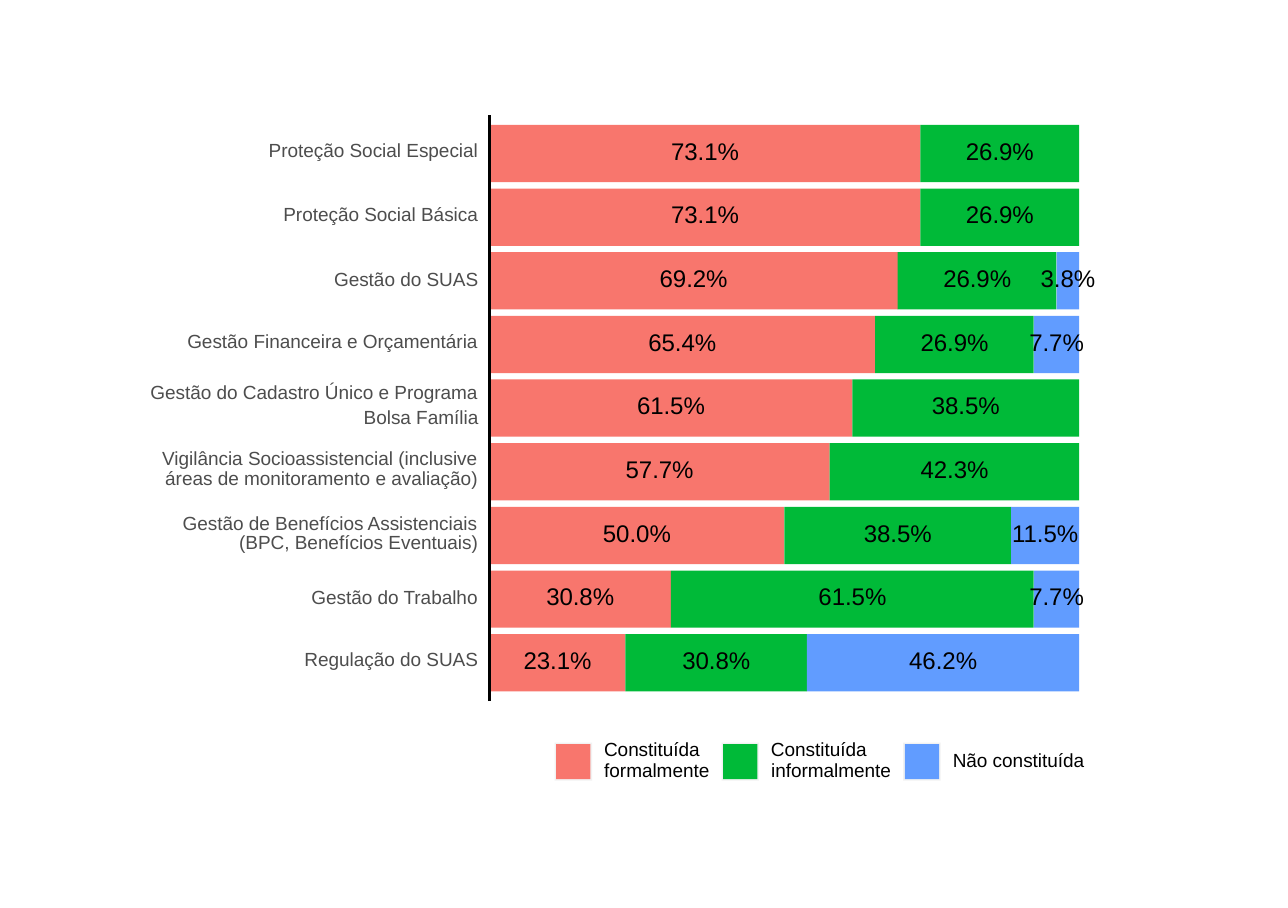
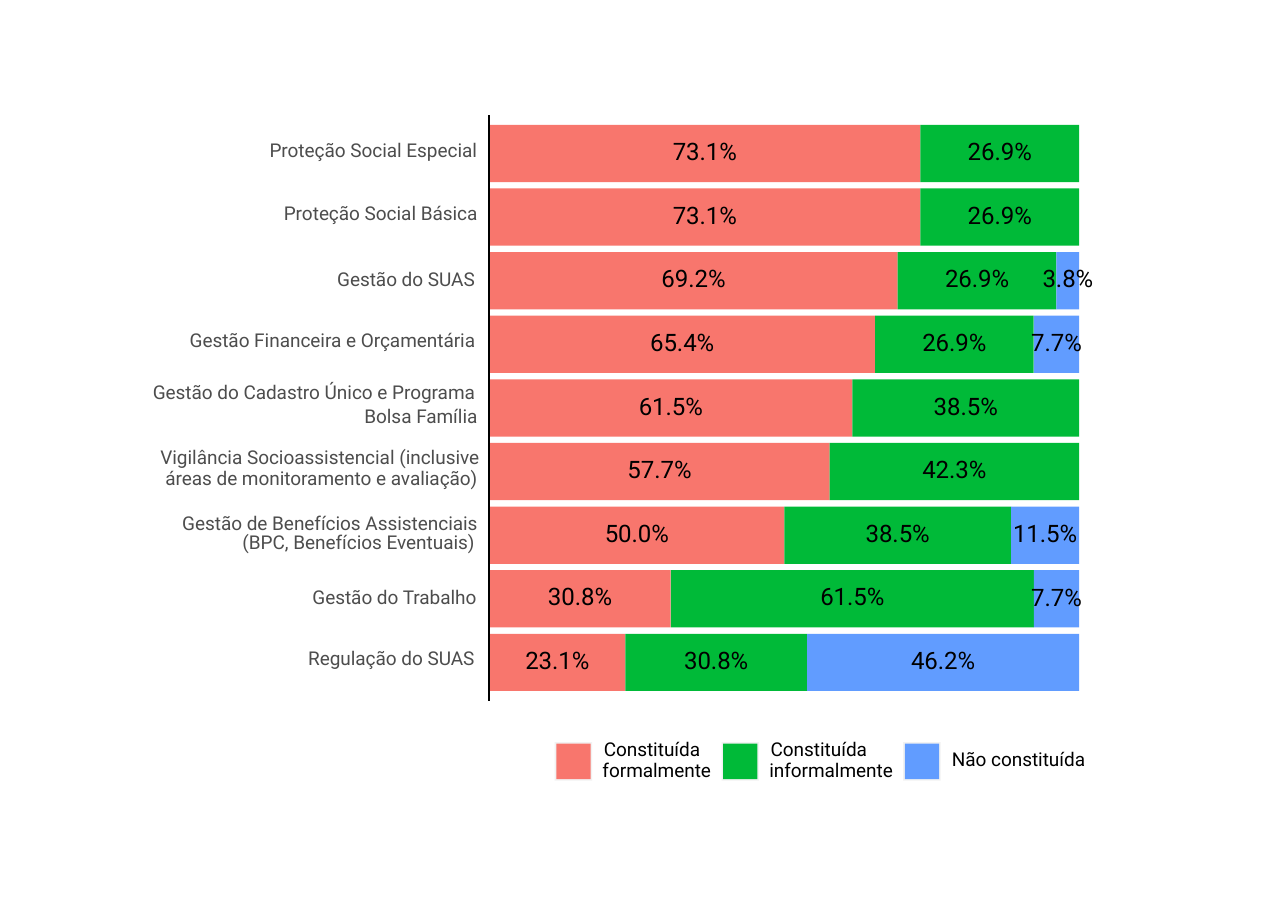
Before and after one commit to Sagicad-MDS/Publicacoes-Censo-SUAS, a slide deck: slide 2 of Publicação 2022/graficos.pptx. Drawn at 1288x908 pixels with LibreOffice and Linux fonts; fonts in the diff are those of the drawing. Boxes give left, top, right and bottom in pixels: in the first picture for what was removed or moved away, otherwise in the second. Text is boxed around its words. In the diff, an @@ line names an element or a change of style, - is before the commit and + after.

```diff
--- a/Publicação 2022/graficos.pptx
+++ b/Publicação 2022/graficos.pptx
@@ font Arial to Roboto in 40 elements at (312, 589, 477, 604), (153, 382, 475, 403), (364, 408, 477, 423), (602, 762, 711, 778), (769, 762, 893, 778), (952, 751, 1085, 767), (182, 515, 477, 536), (337, 272, 475, 286), (604, 741, 700, 757), (771, 741, 867, 757), (160, 449, 479, 468), (165, 467, 478, 489), (190, 332, 475, 351), (242, 534, 475, 553), (270, 142, 477, 161), (284, 205, 478, 224), (308, 650, 475, 669), (661, 269, 725, 288), (945, 269, 1009, 288), (673, 206, 737, 225), (968, 206, 1032, 225), (673, 142, 737, 161), (968, 142, 1032, 161), (525, 651, 589, 670), (684, 651, 748, 670), (911, 651, 975, 670), (650, 333, 714, 352), (922, 333, 986, 352), (605, 524, 669, 543), (866, 524, 930, 542), (1013, 524, 1077, 543), (639, 397, 703, 416), (934, 397, 998, 416), (548, 587, 612, 606), (820, 587, 884, 606), (627, 460, 691, 479), (922, 460, 986, 479), (1043, 266, 1094, 294), (1031, 329, 1082, 357), (1031, 584, 1082, 612) @@
@@ freeform shape at (489, 662, 1138, 662): outline redrawn @@
```
Also in this commit, not shown: 14 other slides changed, 18 other files.
